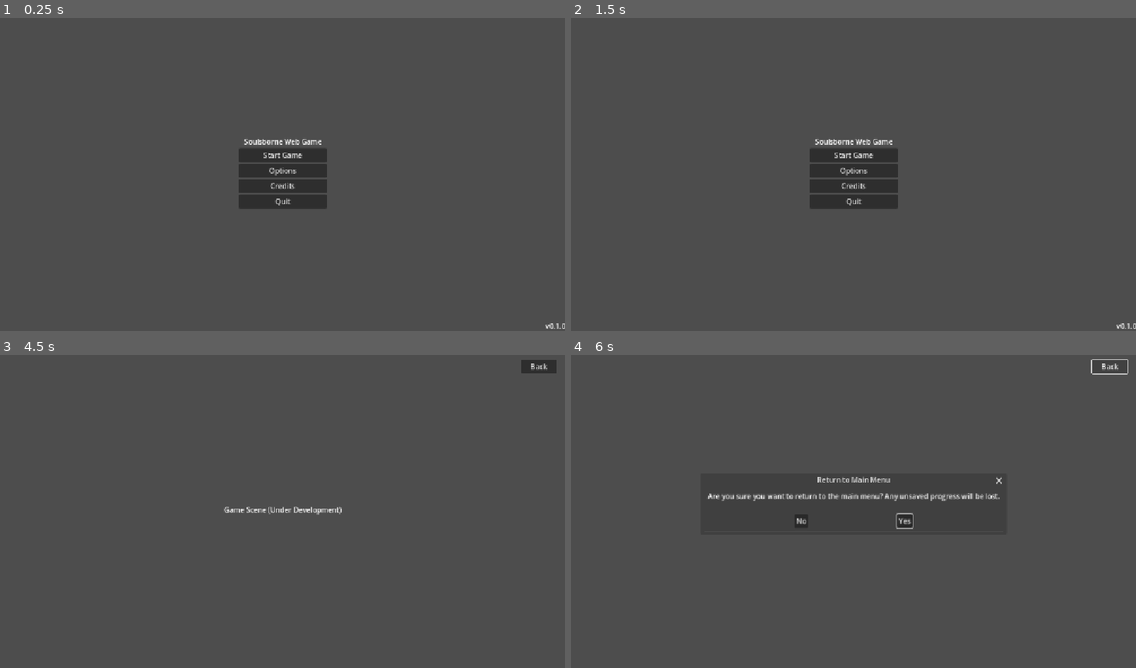
Above: before the commit, frames 1-4 (two rows, left to right).
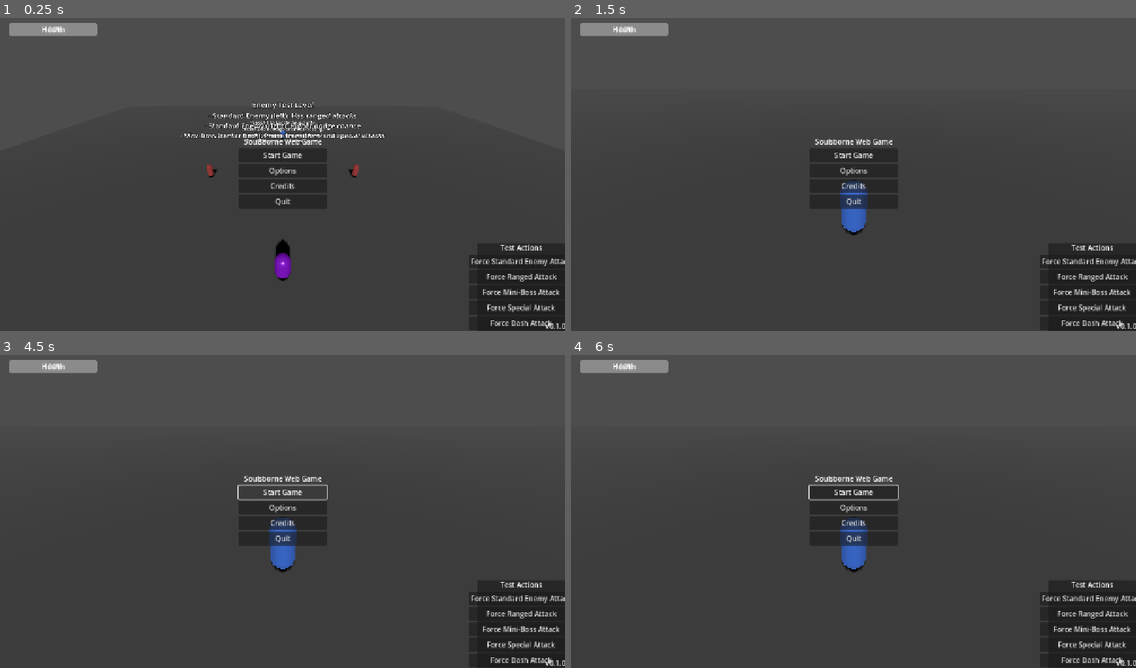
Above: after the commit, the same moments.

Repository: Calum-Kerr/13thdeployment
Game: Godot game, scene res://src/main.tscn
The game is run twice, just before and just after one commit, with the same random seed, the same clock (stepped at 60 frames per second) and the same inputs.
Inputs (mouse positions are in pixels of both pictures, inside the frame that each line leads up to):
- Up to frame 1 (0.25 s): no input
- Up to frame 2 (1.5 s): click (1090, 262) at 0.5 s, where only the run after the commit has a clickable "Force Standard Enemy Attack"; click (1090, 277) at 1.25 s, where only the run after the commit has a clickable "Force Ranged Attack"
- Up to frame 3 (4.5 s): click (519, 630) at 2 s, where only the run after the commit has a clickable "Force Mini-Boss Attack"; click (519, 642) at 2.75 s, where only the run after the commit has a clickable "Force Special Attack"; click (519, 658) at 3.5 s, where only the run after the commit has a clickable "Force Dash Attack"; click "Start Game" at 4.25 s
- Up to frame 4 (6 s): click (853, 492) at 5 s, where only the run after the commit has a clickable "Start Game"; click (1107, 367) at 5.75 s, where only the run before the commit has a clickable "Back"

The runs differ from the first frame. In frame 1, 6.7% of the frame differs, in the area x 1-100%, y 1-100%; in frame 2, 5.6%; in frame 3, 8.1%; in frame 4, 8.3%.
Error after the commit: Parse Error: The function signature doesn't match the parent. Parent signature is "take_damage(float, Variant = <default>) -> void". (res://src/enemies/mini_bo…

Commit message:
Feature: Add test level for visualizing enemy AI behaviors

Diff:
--- a/project.godot
+++ b/project.godot
@@ -13,8 +13,8 @@
 config/name="Soulsborne Web Game"
 config/description="A web browser-based Souls-like game with tight combat mechanics, interconnected level design, deep lore, challenging difficulty, and asynchronous multiplayer elements."
 run/main_scene="res://src/main.tscn"
-config/features=PackedStringArray("4.4")
-config/icon="res://icon.svg"
+config/features=PackedStringArray("4.2", "Forward Plus")
+config/icon="res://icon.png"
 
 [autoload]
 
@@ -175,13 +175,13 @@
 
 [layer_names]
 
-3d_physics/layer_1="World"
+3d_physics/layer_1="Environment"
 3d_physics/layer_2="Player"
-3d_physics/layer_3="Enemies"
-3d_physics/layer_4="Items"
-3d_physics/layer_5="PlayerHitbox"
-3d_physics/layer_6="EnemyHitbox"
-3d_physics/layer_7="Interactable"
+3d_physics/layer_3="Enemy"
+3d_physics/layer_4="EnemyHitBox"
+3d_physics/layer_5="EnemyHurtBox"
+3d_physics/layer_6="PlayerHitBox"
+3d_physics/layer_7="PlayerHurtBox"
 3d_physics/layer_8="Projectile"
 
 [physics]
--- /dev/null
+++ b/src/debug/enemy_test_controller.gd
@@ -0,0 +1,252 @@
+extends Node
+
+"""
+EnemyTestController: Debug tool for testing enemy behaviors.
+Allows triggering various enemy actions and displaying debug information.
+"""
+
+# References
+var enemies = []
+var mini_boss = null
+var debug_overlay = null
+var debug_enabled = false
+var overview_camera = null
+var player_camera = null
+var current_camera = "player"
+
+# Called when the node enters the scene tree for the first time
+func _ready():
+    # Find all enemies in the scene
+    await get_tree().create_timer(0.5).timeout
+    _find_enemies()
+
+    # Create debug overlay
+    _create_debug_overlay()
+
+    # Connect signals
+    for enemy in enemies:
+        if enemy.has_signal("health_changed"):
+            enemy.connect("health_changed", Callable(self, "_on_enemy_health_changed").bind(enemy))
+
+    # Find cameras
+    overview_camera = get_tree().get_first_node_in_group("overview_camera")
+    if not overview_camera:
+        overview_camera = get_node("/root/EnemyTestLevel/OverviewCamera")
+
+    var player = get_tree().get_first_node_in_group("player")
+    if player:
+        player_camera = player.get_node_or_null("Camera3D")
+
+        # Connect player health signal
+        if player.has_signal("health_changed"):
+            player.connect("health_changed", Callable(self, "_on_player_health_changed"))
+
+    # Set initial camera
+    _switch_camera("player")
+
+# Process input for debug controls
+func _input(event):
+    if event is InputEventKey:
+        if event.pressed:
+            match event.keycode:
+                KEY_F1:
+                    # Toggle debug overlay
+                    debug_enabled = !debug_enabled
+                    if debug_overlay:
+                        debug_overlay.visible = debug_enabled
+
+                KEY_F2:
+                    # Damage all enemies (for testing)
+                    for enemy in enemies:
+                        if enemy.has_method("take_damage"):
+                            enemy.take_damage(20.0, null)
+
+                KEY_F3:
+                    # Force mini-boss phase transition
+                    if mini_boss and mini_boss.has_method("_transition_to_phase_two"):
+                        mini_boss._transition_to_phase_two()
+
+                KEY_TAB:
+                    # Switch camera view
+                    if current_camera == "player":
+                        _switch_camera("overview")
+                    else:
+                        _switch_camera("player")
+
+# Find all enemies in the scene
+func _find_enemies():
+    # Find standard enemies
+    var standard_enemies = get_tree().get_nodes_in_group("enemies")
+    if standard_enemies.size() == 0:
+        # If no group is set, try finding by class
+        for node in get_tree().get_nodes_in_group(""):
+            if node is StandardEnemy or node.get_class() == "StandardEnemy":
+                standard_enemies.append(node)
+
+    # Find mini-boss
+    var mini_bosses = get_tree().get_nodes_in_group("mini_bosses")
+    if mini_bosses.size() == 0:
+        # If no group is set, try finding by class
+        for node in get_tree().get_nodes_in_group(""):
+            if node is MiniBoss or node.get_class() == "MiniBoss":
+                mini_bosses.append(node)
+
+    # Add all to enemies array
+    enemies.append_array(standard_enemies)
+    enemies.append_array(mini_bosses)
+
+    # Set mini-boss reference
+    if mini_bosses.size() > 0:
+        mini_boss = mini_bosses[0]
+
+    # Add to groups if not already
+    for enemy in enemies:
+        if enemy is StandardEnemy and not enemy.is_in_group("enemies"):
+            enemy.add_to_group("enemies")
+        elif enemy is MiniBoss and not enemy.is_in_group("mini_bosses"):
+            enemy.add_to_group("mini_bosses")
+
+# Create debug overlay
+func _create_debug_overlay():
+    debug_overlay = Control.new()
+    debug_overlay.set_anchors_preset(Control.PRESET_FULL_RECT)
+    debug_overlay.visible = debug_enabled
+    add_child(debug_overlay)
+
+    var vbox = VBoxContainer.new()
+    vbox.set_anchors_preset(Control.PRESET_TOP_LEFT)
+    vbox.position = Vector2(20, 20)
+    vbox.size = Vector2(300, 500)
+    debug_overlay.add_child(vbox)
+
+    var title = Label.new()
+    title.text = "Enemy Debug Info"
+    title.add_theme_color_override("font_color", Color(1, 1, 0))
+    vbox.add_child(title)
+
+    # Add labels for each enemy
+    for enemy in enemies:
+        var label = Label.new()
+        label.name = "Label_" + str(enemy.get_instance_id())
+        label.text = _get_enemy_debug_info(enemy)
+        vbox.add_child(label)
+
+    # Start updating debug info
+    var timer = Timer.new()
+    timer.wait_time = 0.5
+    timer.autostart = true
+    timer.connect("timeout", Callable(self, "_update_debug_info"))
+    add_child(timer)
+
+# Update debug info
+func _update_debug_info():
+    if not debug_enabled or not debug_overlay:
+        return
+
+    for enemy in enemies:
+        var label = debug_overlay.find_child("Label_" + str(enemy.get_instance_id()), true, false)
+        if label:
+            label.text = _get_enemy_debug_info(enemy)
+
+# Get debug info for an enemy
+func _get_enemy_debug_info(enemy) -> String:
+    var info = ""
+
+    # Basic info
+    info += enemy.name + " (" + enemy.get_class() + ")\n"
+
+    # Health
+    if enemy.has_method("get_health"):
+        info += "Health: " + str(enemy.health) + "/" + str(enemy.max_health) + "\n"
+    else:
+        info += "Health: " + str(enemy.health) + "/" + str(enemy.max_health) + "\n"
+
+    # State
+    info += "State: " + str(enemy.current_state) + "\n"
+
+    # Mini-boss specific
+    if enemy is MiniBoss:
+        info += "Phase: " + str(enemy.current_phase) + "\n"
+        info += "Special Attack Timer: " + str(snappedf(enemy.special_attack_timer, 0.1)) + "\n"
+        info += "Dash Timer: " + str(snappedf(enemy.dash_timer, 0.1)) + "\n"
+
+    # Standard enemy specific
+    if enemy is StandardEnemy:
+        info += "Is Blocking: " + str(enemy.is_blocking) + "\n"
+        if enemy.has_ranged_attack:
+            info += "Can Use Ranged: " + str(enemy.can_use_ranged_attack) + "\n"
+
+    return info
+
+# Handle enemy health changed
+func _on_enemy_health_changed(health, max_health, enemy):
+    # Update debug info immediately
+    if debug_enabled and debug_overlay:
+        var label = debug_overlay.find_child("Label_" + str(enemy.get_instance_id()), true, false)
+        if label:
+            label.text = _get_enemy_debug_info(enemy)
+
+# Force enemy to perform specific actions (for testing)
+func force_enemy_action(enemy_type: String, action: String):
+    var target_enemy = null
+
+    # Find the target enemy
+    if enemy_type == "StandardEnemy":
+        for enemy in enemies:
+            if enemy is StandardEnemy:
+                target_enemy = enemy
+                break
+    elif enemy_type == "MiniBoss":
+        target_enemy = mini_boss
+
+    if not target_enemy:
+        print("Enemy not found: ", enemy_type)
+        return
+
+    # Perform the action
+    match action:
+        "attack":
+            if target_enemy.has_method("_perform_attack"):
+                target_enemy._perform_attack()
+
+        "block":
+            if target_enemy is StandardEnemy and target_enemy.has_method("_block"):
+                target_enemy._block()
+
+        "dodge":
+            if target_enemy is StandardEnemy and target_enemy.has_method("_dodge"):
+                target_enemy._dodge()
+
+        "ranged_attack":
+            if target_enemy is StandardEnemy and target_enemy.has_method("_perform_ranged_attack"):
+                target_enemy._perform_ranged_attack()
+
+        "special_attack":
+            if target_enemy is MiniBoss and target_enemy.has_method("_perform_special_attack"):
+                target_enemy._perform_special_attack()
+
+        "dash_attack":
+            if target_enemy is MiniBoss and target_enemy.has_method("_perform_dash_attack"):
+                target_enemy._perform_dash_attack()
+
+# Switch between camera views
+func _switch_camera(camera_name: String):
+    if camera_name == "player" and player_camera:
+        player_camera.current = true
+        if overview_camera:
+            overview_camera.current = false
+        current_camera = "player"
+    elif camera_name == "overview" and overview_camera:
+        overview_camera.current = true
+        if player_camera:
+            player_camera.current = false
+        current_camera = "overview"
+
+# Handle player health changed
+func _on_player_health_changed(health, max_health):
+    # Update player health bar
+    var player = get_tree().get_first_node_in_group("player")
+    if player:
+        var health_bar = player.get_node_or_null("HUD/HealthBar")
+        if health_bar:
+            health_bar.value = (health / max_health) * 100.0
--- /dev/null
+++ b/src/debug/test_player.gd
@@ -0,0 +1,126 @@
+extends CharacterBody3D
+class_name TestPlayer
+
+"""
+TestPlayer: A simplified player character for testing enemy behaviors.
+"""
+
+# Player properties
+@export var move_speed: float = 5.0
+@export var health: float = 100.0
+@export var max_health: float = 100.0
+
+# Signals
+signal health_changed(current_health, max_health)
+
+# State
+var is_attacking: bool = false
+var attack_cooldown: float = 0.0
+
+# Called when the node enters the scene tree for the first time
+func _ready():
+    # Add to player group
+    add_to_group("player")
+
+    # Notify game manager if it exists
+    var game_manager = get_node_or_null("/root/GameManager")
+    if game_manager and game_manager.has_method("register_player"):
+        game_manager.register_player(self)
+
+# Handle physics updates
+func _physics_process(delta):
+    # Update attack cooldown
+    if attack_cooldown > 0:
+        attack_cooldown -= delta
+        if attack_cooldown <= 0:
+            is_attacking = false
+
+    # Get input direction
+    var input_dir = Input.get_vector("ui_left", "ui_right", "ui_up", "ui_down")
+    var direction = (transform.basis * Vector3(input_dir.x, 0, input_dir.y)).normalized()
+
+    # Apply movement
+    if direction:
+        velocity.x = direction.x * move_speed
+        velocity.z = direction.z * move_speed
+
+        # Look in movement direction
+        look_at(global_position + Vector3(direction.x, 0, direction.z), Vector3.UP)
+    else:
+        velocity.x = move_toward(velocity.x, 0, move_speed)
+        velocity.z = move_toward(velocity.z, 0, move_speed)
+
+    # Apply gravity
+    velocity.y = -0.1
+
+    # Move the character
+    move_and_slide()
+
+    # Handle attack input
+    if Input.is_action_just_pressed("ui_accept") and attack_cooldown <= 0:
+        _attack()
+
+# Handle taking damage
+func take_damage(damage: float, attacker = null):
+    health -= damage
+    health = max(0, health)
+
+    emit_signal("health_changed", health, max_health)
+
+    if health <= 0:
+        _die()
+
+# Perform attack
+func _attack():
+    is_attacking = true
+    attack_cooldown = 0.5
+
+    # Play attack animation
+    $AnimationPlayer.play("attack")
+
+    # Check for enemies in attack range
+    var attack_range = 2.0
+    var enemies = get_tree().get_nodes_in_group("enemies")
+    enemies.append_array(get_tree().get_nodes_in_group("mini_bosses"))
+
+    for enemy in enemies:
+        var distance = global_position.distance_to(enemy.global_position)
+        if distance <= attack_range:
+            # Check if enemy is in front of player
+            var to_enemy = (enemy.global_position - global_position).normalized()
+            var forward = -global_transform.basis.z
+            var dot = to_enemy.dot(forward)
+
+            if dot > 0.5:  # Enemy is roughly in front of player
+                if enemy.has_method("take_damage"):
+                    enemy.take_damage(20.0, self)
+
+# Handle death
+func _die():
+    # Play death animation
+    $AnimationPlayer.play("die")
+
+    # Disable controls
+    set_physics_process(false)
+
+    # Respawn after delay
+    await get_tree().create_timer(3.0).timeout
+
+    # Reset health and position
+    health = max_health
+    emit_signal("health_changed", health, max_health)
+
+    # Find spawn point
+    var spawn_point = get_tree().get_first_node_in_group("player_spawn_point")
+    if spawn_point:
+        global_position = spawn_point.global_position
+
+    # Re-enable controls
+    set_physics_process(true)
+
+    # Play respawn animation
+    $AnimationPlayer.play("respawn")
+
+# Check if player is attacking (for enemy defensive behaviors)
+func is_attacking() -> bool:
+    return is_attacking
--- /dev/null
+++ b/src/debug/test_player.tscn
@@ -0,0 +1,89 @@
+[gd_scene load_steps=7 format=3 uid="uid://c7u8pd5xfvt8x"]
+
+[ext_resource type="Script" path="res://src/debug/test_player.gd" id="1_yjk2t"]
+
+[sub_resource type="CapsuleShape3D" id="CapsuleShape3D_lfmyv"]
+radius = 0.4
+height = 1.8
+
+[sub_resource type="CapsuleMesh" id="CapsuleMesh_0rrxm"]
+radius = 0.4
+height = 1.8
+
+[sub_resource type="StandardMaterial3D" id="StandardMaterial3D_xfvt8"]
+albedo_color = Color(0.2, 0.4, 0.8, 1)
+
+[sub_resource type="Animation" id="Animation_abcde"]
+resource_name = "attack"
+length = 0.5
+tracks/0/type = "value"
+tracks/0/imported = false
+tracks/0/enabled = true
+tracks/0/path = NodePath("MeshInstance3D:position")
+tracks/0/interp = 1
+tracks/0/loop_wrap = true
+tracks/0/keys = {
+"times": PackedFloat32Array(0, 0.2, 0.5),
+"transitions": PackedFloat32Array(0.5, 2, 1),
+"update": 0,
+"values": [Vector3(0, 0.9, 0), Vector3(0, 0.9, -0.3), Vector3(0, 0.9, 0)]
+}
+
+[sub_resource type="AnimationLibrary" id="AnimationLibrary_fghij"]
+_data = {
+"attack": SubResource("Animation_abcde")
+}
+
+[node name="TestPlayer" type="CharacterBody3D" groups=["player"]]
+collision_layer = 2
+collision_mask = 5
+script = ExtResource("1_yjk2t")
+
+[node name="CollisionShape3D" type="CollisionShape3D" parent="."]
+transform = Transform3D(1, 0, 0, 0, 1, 0, 0, 0, 1, 0, 0.9, 0)
+shape = SubResource("CapsuleShape3D_lfmyv")
+
+[node name="MeshInstance3D" type="MeshInstance3D" parent="."]
+transform = Transform3D(1, 0, 0, 0, 1, 0, 0, 0, 1, 0, 0.9, 0)
+mesh = SubResource("CapsuleMesh_0rrxm")
+surface_material_override/0 = SubResource("StandardMaterial3D_xfvt8")
+
+[node name="AnimationPlayer" type="AnimationPlayer" parent="."]
+libraries = {
+"": SubResource("AnimationLibrary_fghij")
+}
+
+[node name="Camera3D" type="Camera3D" parent="."]
+transform = Transform3D(1, 0, 0, 0, 0.866025, 0.5, 0, -0.5, 0.866025, 0, 5, 5)
+
+[node name="HUD" type="Control" parent="."]
+layout_mode = 3
+anchors_preset = 15
+anchor_right = 1.0
+anchor_bottom = 1.0
+grow_horizontal = 2
+grow_vertical = 2
+
+[node name="HealthBar" type="ProgressBar" parent="HUD"]
+layout_mode = 0
+offset_left = 20.0
+offset_top = 20.0
+offset_right = 220.0
+offset_bottom = 50.0
+value = 100.0
+
+[node name="Label" type="Label" parent="HUD/HealthBar"]
+layout_mode = 1
+anchors_preset = 8
+anchor_left = 0.5
+anchor_top = 0.5
+anchor_right = 0.5
+anchor_bottom = 0.5
+offset_left = -20.0
+offset_top = -11.5
+offset_right = 20.0
+offset_bottom = 11.5
+grow_horizontal = 2
+grow_vertical = 2
+text = "Health"
+horizontal_alignment = 1
--- /dev/null
+++ b/src/levels/enemy_test_level.tscn
@@ -0,0 +1,163 @@
+[gd_scene load_steps=11 format=3 uid="uid://c6u8pd5xfvt8w"]
+
+[ext_resource type="Script" path="res://src/levels/level_manager.gd" id="1_yjk2t"]
+[ext_resource type="PackedScene" uid="uid://c4u8pd5xfvt8u" path="res://src/systems/enemy_spawner.tscn" id="2_abcde"]
+[ext_resource type="PackedScene" uid="uid://c2u8pd5xfvt8s" path="res://src/enemies/standard_enemy.tscn" id="3_fghij"]
+[ext_resource type="PackedScene" uid="uid://c3u8pd5xfvt8t" path="res://src/enemies/mini_boss.tscn" id="4_klmno"]
+[ext_resource type="Script" path="res://src/debug/enemy_test_controller.gd" id="5_pqrst"]
+[ext_resource type="PackedScene" uid="uid://c7u8pd5xfvt8x" path="res://src/debug/test_player.tscn" id="6_uvwxy"]
+
+[sub_resource type="NavigationMesh" id="NavigationMesh_fghij"]
+vertices = PackedVector3Array(-50, 0, -50, -50, 0, 50, 50, 0, 50, 50, 0, -50)
+polygons = [PackedInt32Array(0, 1, 2, 3)]
+
+[sub_resource type="PlaneMesh" id="PlaneMesh_klmno"]
+size = Vector2(100, 100)
+
+[sub_resource type="StandardMaterial3D" id="StandardMaterial3D_pqrst"]
+albedo_color = Color(0.3, 0.3, 0.3, 1)
+roughness = 0.8
+
+[sub_resource type="BoxShape3D" id="BoxShape3D_uvwxy"]
+size = Vector3(100, 1, 100)
+
+[node name="EnemyTestLevel" type="Node3D"]
+
+[node name="LevelManager" type="Node" parent="."]
+script = ExtResource("1_yjk2t")
+level_id = "enemy_test_level"
+level_name = "Enemy Test Level"
+level_difficulty = 1
+boss_id = "test_boss"
+standard_enemy_count = 3
+mini_boss_count = 1
+
+[node name="EnemySpawner" parent="LevelManager" instance=ExtResource("2_abcde")]
+auto_spawn = false
+
+[node name="NavigationRegion3D" type="NavigationRegion3D" parent="LevelManager"]
+navigation_mesh = SubResource("NavigationMesh_fghij")
+
+[node name="Environment" type="Node3D" parent="."]
+
+[node name="Ground" type="StaticBody3D" parent="Environment"]
+collision_layer = 1
+collision_mask = 0
+
+[node name="MeshInstance3D" type="MeshInstance3D" parent="Environment/Ground"]
+mesh = SubResource("PlaneMesh_klmno")
+surface_material_override/0 = SubResource("StandardMaterial3D_pqrst")
+
+[node name="CollisionShape3D" type="CollisionShape3D" parent="Environment/Ground"]
+transform = Transform3D(1, 0, 0, 0, 1, 0, 0, 0, 1, 0, -0.5, 0)
+shape = SubResource("BoxShape3D_uvwxy")
+
+[node name="DirectionalLight3D" type="DirectionalLight3D" parent="Environment"]
+transform = Transform3D(1, 0, 0, 0, 0.866025, 0.5, 0, -0.5, 0.866025, 0, 10, 0)
+shadow_enabled = true
+
+[node name="Enemies" type="Node3D" parent="."]
+
+[node name="StandardEnemy" parent="Enemies" groups=["enemies"] instance=ExtResource("3_fghij")]
+transform = Transform3D(1, 0, 0, 0, 1, 0, 0, 0, 1, -10, 0, -5)
+has_ranged_attack = true
+
+[node name="StandardEnemy2" parent="Enemies" groups=["enemies"] instance=ExtResource("3_fghij")]
+transform = Transform3D(1, 0, 0, 0, 1, 0, 0, 0, 1, 10, 0, -5)
+dodge_chance = 0.4
+block_chance = 0.1
+
+[node name="MiniBoss" parent="Enemies" groups=["mini_bosses"] instance=ExtResource("4_klmno")]
+transform = Transform3D(1, 0, 0, 0, 1, 0, 0, 0, 1, 0, 0, 10)
+
+[node name="PlayerSpawnPoint" type="Marker3D" parent="." groups=["player_spawn_point"]]
+transform = Transform3D(1, 0, 0, 0, 1, 0, 0, 0, 1, 0, 0.5, -20)
+
+[node name="OverviewCamera" type="Camera3D" parent="." groups=["overview_camera"]]
+transform = Transform3D(1, 0, 0, 0, 0.866025, 0.5, 0, -0.5, 0.866025, 0, 15, 20)
+current = false
+
+[node name="Instructions" type="Label3D" parent="."]
+transform = Transform3D(1, 0, 0, 0, 1, 0, 0, 0, 1, 0, 5, -15)
+pixel_size = 0.05
+text = "Enemy Test Level
+- Standard Enemy (left): Has ranged attacks
+- Standard Enemy (right): Higher dodge chance
+- Mini-Boss (center back): Phase transitions and special attacks"
+font_size = 24
+outline_size = 5
+
+[node name="DebugInfo" type="Label3D" parent="."]
+transform = Transform3D(1, 0, 0, 0, 1, 0, 0, 0, 1, 0, 3, -15)
+pixel_size = 0.05
+text = "Press F1 to toggle debug info
+Press F2 to damage enemies (testing)
+Press F3 to trigger mini-boss phase 2
+Press Tab to switch camera views"
+font_size = 16
+outline_size = 3
+
+[node name="TestController" type="Node" parent="."]
+script = ExtResource("5_pqrst")
+
+[node name="TestUI" type="Control" parent="."]
+layout_mode = 3
+anchors_preset = 15
+anchor_right = 1.0
+anchor_bottom = 1.0
+grow_horizontal = 2
+grow_vertical = 2
+
+[node name="ActionPanel" type="Panel" parent="TestUI"]
+layout_mode = 1
+anchors_preset = 3
+anchor_left = 1.0
+anchor_top = 1.0
+anchor_right = 1.0
+anchor_bottom = 1.0
+offset_left = -200.0
+offset_top = -200.0
+grow_horizontal = 0
+grow_vertical = 0
+
+[node name="VBoxContainer" type="VBoxContainer" parent="TestUI/ActionPanel"]
+layout_mode = 1
+anchors_preset = 15
+anchor_right = 1.0
+anchor_bottom = 1.0
+grow_horizontal = 2
+grow_vertical = 2
+
+[node name="Label" type="Label" parent="TestUI/ActionPanel/VBoxContainer"]
+layout_mode = 2
+text = "Test Actions"
+horizontal_alignment = 1
+
+[node name="StandardEnemyButton" type="Button" parent="TestUI/ActionPanel/VBoxContainer"]
+layout_mode = 2
+text = "Force Standard Enemy Attack"
+
+[node name="RangedAttackButton" type="Button" parent="TestUI/ActionPanel/VBoxContainer"]
+layout_mode = 2
+text = "Force Ranged Attack"
+
+[node name="MiniBossAttackButton" type="Button" parent="TestUI/ActionPanel/VBoxContainer"]
+layout_mode = 2
+text = "Force Mini-Boss Attack"
+
+[node name="SpecialAttackButton" type="Button" parent="TestUI/ActionPanel/VBoxContainer"]
+layout_mode = 2
+text = "Force Special Attack"
+
+[node name="DashAttackButton" type="Button" parent="TestUI/ActionPanel/VBoxContainer"]
+layout_mode = 2
+text = "Force Dash Attack"
+
+[node name="TestPlayer" parent="." instance=ExtResource("6_uvwxy")]
+transform = Transform3D(1, 0, 0, 0, 1, 0, 0, 0, 1, 0, 0, -20)
+
+[connection signal="pressed" from="TestUI/ActionPanel/VBoxContainer/StandardEnemyButton" to="TestController" method="force_enemy_action" binds= ["StandardEnemy", "attack"]]
+[connection signal="pressed" from="TestUI/ActionPanel/VBoxContainer/RangedAttackButton" to="TestController" method="force_enemy_action" binds= ["StandardEnemy", "ranged_attack"]]
+[connection signal="pressed" from="TestUI/ActionPanel/VBoxContainer/MiniBossAttackButton" to="TestController" method="force_enemy_action" binds= ["MiniBoss", "attack"]]
+[connection signal="pressed" from="TestUI/ActionPanel/VBoxContainer/SpecialAttackButton" to="TestController" method="force_enemy_action" binds= ["MiniBoss", "special_attack"]]
+[connection signal="pressed" from="TestUI/ActionPanel/VBoxContainer/DashAttackButton" to="TestController" method="force_enemy_action" binds= ["MiniBoss", "dash_attack"]]
--- a/src/main.tscn
+++ b/src/main.tscn
@@ -1,9 +1,10 @@
-[gd_scene load_steps=2 format=3 uid="uid://b8u3qe4xkbsj5"]
+[gd_scene load_steps=2 format=3 uid="uid://c8u8pd5xfvt8y"]
 
-[ext_resource type="Script" uid="uid://f6bw5fpgduxh" path="res://src/main.gd" id="1_8f7vx"]
+[ext_resource type="PackedScene" uid="uid://c6u8pd5xfvt8w" path="res://src/levels/enemy_test_level.tscn" id="1_yjk2t"]
 
 [node name="Main" type="Node"]
-script = ExtResource("1_8f7vx")
+
+[node name="EnemyTestLevel" parent="." instance=ExtResource("1_yjk2t")]
 
 [node name="CanvasLayer" type="CanvasLayer" parent="."]
 
